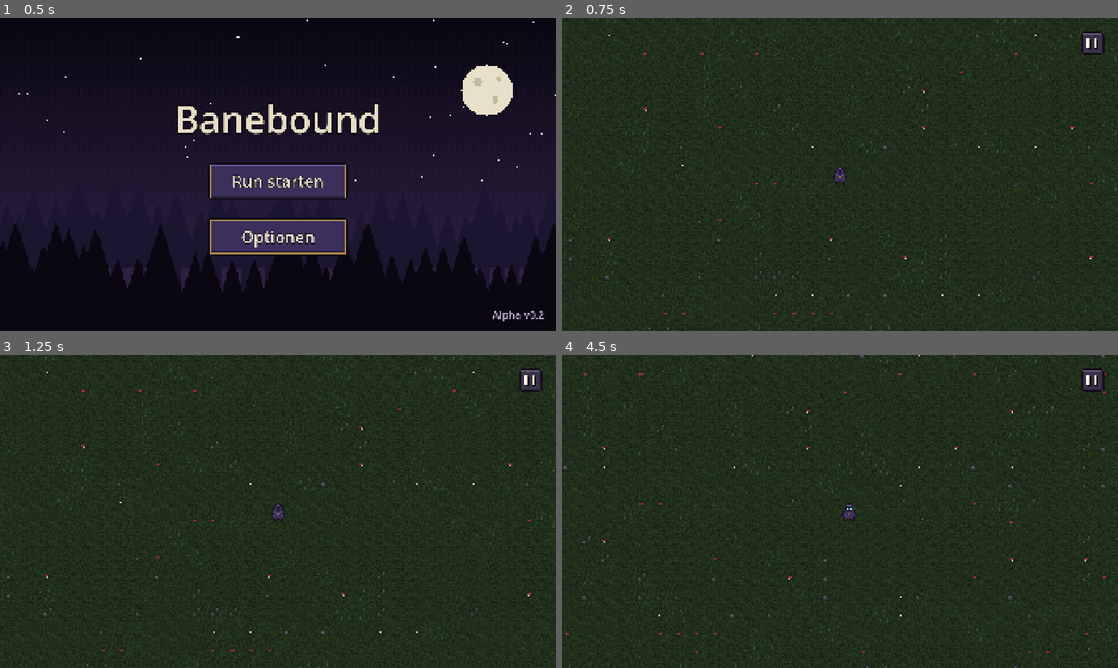
Above: before the commit, frames 1-4 (two rows, left to right).
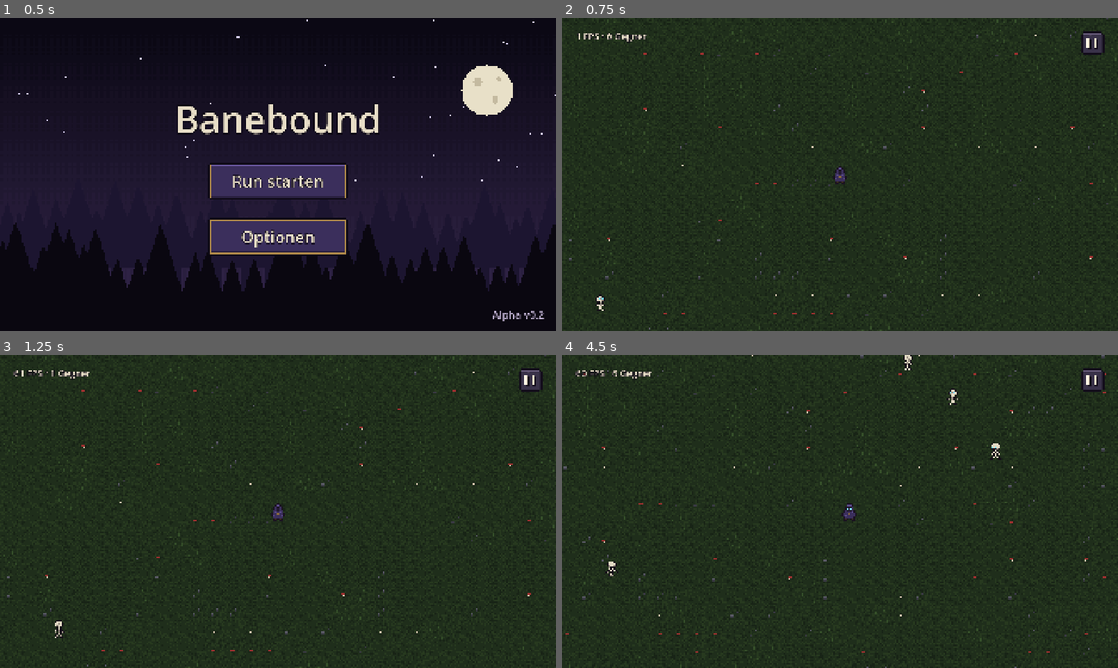
Above: after the commit, the same moments.

Repository: Slydee23/android-bullet-heaven
Game: Godot game, scene res://ui/main_menu.tscn
Two runs of this game, one before a commit and one after it. Both use one fixed random seed, a clock stepped at 60 frames per second and the inputs below.
Inputs (mouse positions are in pixels of both pictures, inside the frame that each line leads up to):
- Up to frame 1 (0.5 s): no input
- Up to frame 2 (0.75 s): click "Run starten" at 0.5 s
- Up to frame 3 (1.25 s): no input
- Up to frame 4 (4.5 s): click (1090, 380) at 1.25 s; click "Weiter" at 2 s; move the mouse to (962, 495) at 2.77 s; hold D 2.78-3.5 s; click (962, 495) at 2.92 s; drag from (728, 527) to (812, 574) at 3.52 s; move the mouse to (895, 442) at 4.27 s; hold D from 4.28 s (still down)

Frame 1 is identical in both runs. In frame 2, 0.2% of the frame differs, in the area x 2-16%, y 4-94%; in frame 3, 0.2%; in frame 4, 0.4%, in the area x 2-79%, y 0-71%.

Commit message:
M3a: EnemyManager with pooling, spatial grid, skeleton enemy, debug FPS label
Co-Authored-By: Claude Opus 5.5 <noreply@anthropic.com>

Diff:
--- /dev/null
+++ b/data/enemies/skeleton.tres
@@ -0,0 +1,13 @@
+[gd_resource type="Resource" script_class="EnemyData" format=3]
+
+[ext_resource type="Script" path="res://scripts/enemy_data.gd" id="1_script"]
+[ext_resource type="Texture2D" path="res://assets/sprites/enemies/skeleton_walk.png" id="2_walk"]
+
+[resource]
+script = ExtResource("1_script")
+id = &"skeleton"
+walk_texture = ExtResource("2_walk")
+speed = 40.0
+max_hp = 10.0
+contact_damage = 5.0
+radius = 5.0
--- a/localization/translations.csv
+++ b/localization/translations.csv
@@ -20,3 +20,4 @@
 PAUSE_RESUME,Weiter
 PAUSE_ABANDON,Run aufgeben
 PAUSE_ABANDON_CONFIRM,Wirklich aufgeben?
+DEBUG_FPS,%d FPS · %d Gegner
--- a/scenes/run.tscn
+++ b/scenes/run.tscn
@@ -4,6 +4,7 @@
 [ext_resource type="PackedScene" path="res://scenes/player.tscn" id="2_player"]
 [ext_resource type="Script" path="res://scripts/touch_joystick.gd" id="3_joystick"]
 [ext_resource type="Texture2D" path="res://assets/ui/pause_button.png" id="4_pause"]
+[ext_resource type="Script" path="res://scripts/enemy_manager.gd" id="5_enemies"]
 
 [node name="Run" type="Node2D" unique_id=439059942]
 script = ExtResource("1_script")
@@ -11,6 +12,9 @@
 [node name="Ground" type="TileMapLayer" parent="." unique_id=1398712046]
 
 [node name="Props" type="Node2D" parent="." unique_id=561007299]
+
+[node name="EnemyManager" type="Node2D" parent="."]
+script = ExtResource("5_enemies")
 
 [node name="Player" parent="." unique_id=1281301606 instance=ExtResource("2_player")]
 
@@ -39,3 +43,14 @@
 texture_normal = ExtResource("4_pause")
 ignore_texture_size = true
 stretch_mode = 0
+
+[node name="FpsLabel" type="Label" parent="HUD"]
+offset_left = 48.0
+offset_top = 40.0
+offset_right = 648.0
+offset_bottom = 90.0
+theme_override_colors/font_color = Color(0.91, 0.87, 0.78, 1)
+theme_override_colors/font_outline_color = Color(0.05, 0.03, 0.08, 1)
+theme_override_constants/outline_size = 8
+theme_override_font_sizes/font_size = 32
+text = "FPS"
--- /dev/null
+++ b/scripts/enemy_data.gd
@@ -0,0 +1,15 @@
+class_name EnemyData
+extends Resource
+## Werte eines Gegnertyps. Neuer Gegner = neue .tres-Datei in data/enemies/, kein neuer Code.
+
+@export var id := &""
+## Lauf-Animation als horizontaler Streifen (Frame-Anzahl = Bildbreite ÷ frame_width)
+@export var walk_texture: Texture2D
+@export var frame_width := 16
+@export var animation_fps := 6.0
+## Laufgeschwindigkeit in Welt-Pixeln pro Sekunde (Held: 90)
+@export var speed := 40.0
+@export var max_hp := 10.0
+@export var contact_damage := 5.0
+## Körperradius in Welt-Pixeln: Abstand zu anderen Gegnern und Trefferfläche
+@export var radius := 5.0
--- /dev/null
+++ b/scripts/enemy_manager.gd
@@ -0,0 +1,168 @@
+class_name EnemyManager
+extends Node2D
+## Verwaltet alle Gegner zentral. Statt einem Node mit Physik pro Gegner liegen alle Werte in Arrays
+## und werden in einer Schleife bewegt und in einem Durchgang gezeichnet – so bleiben Hunderte Gegner flüssig.
+## - Pooling: Die Arrays werden einmal für MAX_ENEMIES angelegt. Ein toter Gegner wird durch den letzten ersetzt,
+##   es wird nie neu Speicher angelegt oder freigegeben.
+## - Spatial Grid: Jeder Gegner prüft nur Gegner in den Nachbarzellen statt alle anderen.
+
+const MAX_ENEMIES := 2000
+## Kantenlänge einer Rasterzelle in Welt-Pixeln (größer als der größte Gegnerdurchmesser)
+const CELL_SIZE := 32.0
+## Wie stark sich überlappende Gegner pro Frame auseinanderschieben (0..1)
+const SEPARATION_STRENGTH := 0.5
+## Sekunden zwischen zwei Spawns (M3: fester Wert, ab M7 aus den Wellen)
+const SPAWN_INTERVAL := 0.5
+## Maximal gleichzeitig lebende Gegner (M3: fester Wert, ab M7 aus den Wellen)
+const MAX_ALIVE := 60
+## So weit außerhalb des sichtbaren Bereichs erscheinen neue Gegner (Welt-Pixel)
+const SPAWN_MARGIN := 24.0
+const SPAWN_ATTEMPTS := 8
+
+## Ziel, auf das alle Gegner zulaufen (der Held)
+var target: Node2D
+## Gegnertypen, aus denen zufällig gespawnt wird
+var spawn_types: Array[EnemyData] = []
+## Anzahl lebender Gegner (belegt sind die Plätze 0 bis count-1)
+var count := 0
+
+var _bounds := Rect2()
+var _type_list: Array[EnemyData] = []
+var _types := PackedInt32Array()
+var _positions := PackedVector2Array()
+var _hp := PackedFloat32Array()
+var _anim_offsets := PackedFloat32Array()
+var _flipped := PackedByteArray()
+var _grid_size := Vector2i.ONE
+var _cell_head := PackedInt32Array()
+var _cell_next := PackedInt32Array()
+var _spawn_timer := 0.0
+var _time := 0.0
+
+
+func _ready() -> void:
+	_types.resize(MAX_ENEMIES)
+	_positions.resize(MAX_ENEMIES)
+	_hp.resize(MAX_ENEMIES)
+	_anim_offsets.resize(MAX_ENEMIES)
+	_flipped.resize(MAX_ENEMIES)
+	_cell_next.resize(MAX_ENEMIES)
+
+
+## Bereich, den Gegner nicht verlassen (setzt die Run-Szene). Baut das Raster passend zur Arena.
+func set_bounds(bounds: Rect2) -> void:
+	_bounds = bounds
+	_grid_size = Vector2i((bounds.size / CELL_SIZE).ceil()) + Vector2i.ONE
+	_cell_head.resize(_grid_size.x * _grid_size.y)
+
+
+func spawn(data: EnemyData, pos: Vector2) -> void:
+	if count >= MAX_ENEMIES:
+		return
+	var type_index := _type_list.find(data)
+	if type_index == -1:
+		_type_list.append(data)
+		type_index = _type_list.size() - 1
+	_types[count] = type_index
+	_positions[count] = pos
+	_hp[count] = data.max_hp
+	_anim_offsets[count] = randf() * 10.0  # damit nicht alle im Gleichschritt laufen
+	_flipped[count] = 0
+	count += 1
+
+
+## Entfernt Gegner i: Der letzte Gegner rückt auf seinen Platz.
+func kill(i: int) -> void:
+	count -= 1
+	if i == count:
+		return
+	_types[i] = _types[count]
+	_positions[i] = _positions[count]
+	_hp[i] = _hp[count]
+	_anim_offsets[i] = _anim_offsets[count]
+	_flipped[i] = _flipped[count]
+
+
+func _process(delta: float) -> void:
+	_time += delta
+	_update_spawning(delta)
+	_build_grid()
+	_move(delta)
+	queue_redraw()
+
+
+func _update_spawning(delta: float) -> void:
+	_spawn_timer -= delta
+	if _spawn_timer > 0.0 or count >= MAX_ALIVE or spawn_types.is_empty():
+		return
+	_spawn_timer = SPAWN_INTERVAL
+	spawn(spawn_types.pick_random(), _find_spawn_position())
+
+
+## Zufälliger Punkt knapp außerhalb des sichtbaren Bereichs, aber innerhalb der Arena.
+func _find_spawn_position() -> Vector2:
+	var view := get_viewport().get_canvas_transform().affine_inverse() * get_viewport_rect()
+	var distance := view.size.length() * 0.5 + SPAWN_MARGIN
+	var point := view.get_center()
+	for _attempt in SPAWN_ATTEMPTS:
+		point = view.get_center() + Vector2.from_angle(randf() * TAU) * distance
+		if _bounds.has_point(point):
+			return point
+	# Kein Platz außerhalb des Sichtfelds (z. B. Held in der Arena-Ecke): am Arenarand erscheinen
+	return point.clamp(_bounds.position, _bounds.end)
+
+
+func _cell_of(pos: Vector2) -> Vector2i:
+	var cell := Vector2i((pos - _bounds.position) / CELL_SIZE)
+	return cell.clamp(Vector2i.ZERO, _grid_size - Vector2i.ONE)
+
+
+func _build_grid() -> void:
+	_cell_head.fill(-1)
+	for i in count:
+		var cell := _cell_of(_positions[i])
+		var c := cell.y * _grid_size.x + cell.x
+		_cell_next[i] = _cell_head[c]
+		_cell_head[c] = i
+
+
+func _move(delta: float) -> void:
+	var target_pos := target.global_position if target else _bounds.get_center()
+	for i in count:
+		var data := _type_list[_types[i]]
+		var pos := _positions[i]
+		var direction := pos.direction_to(target_pos)
+		pos += direction * data.speed * delta
+		_flipped[i] = 1 if direction.x < 0.0 else 0
+
+		# Abstand zu Nachbarn halten, damit sie sich nicht auf einem Punkt stapeln
+		var push := Vector2.ZERO
+		var cell := _cell_of(pos)
+		for cy in range(maxi(cell.y - 1, 0), mini(cell.y + 2, _grid_size.y)):
+			for cx in range(maxi(cell.x - 1, 0), mini(cell.x + 2, _grid_size.x)):
+				var j := _cell_head[cy * _grid_size.x + cx]
+				while j != -1:
+					if j != i:
+						var offset := pos - _positions[j]
+						var min_distance := data.radius + _type_list[_types[j]].radius
+						var distance_sq := offset.length_squared()
+						if distance_sq < min_distance * min_distance and distance_sq > 0.0001:
+							var distance := sqrt(distance_sq)
+							push += offset / distance * (min_distance - distance)
+					j = _cell_next[j]
+		pos += push * SEPARATION_STRENGTH
+		_positions[i] = pos.clamp(_bounds.position, _bounds.end)
+
+
+func _draw() -> void:
+	for i in count:
+		var data := _type_list[_types[i]]
+		var texture := data.walk_texture
+		var frame_size := Vector2(data.frame_width, texture.get_height())
+		var frames := maxi(1, int(texture.get_width() / float(data.frame_width)))
+		var frame := int((_time + _anim_offsets[i]) * data.animation_fps) % frames
+		var source := Rect2(Vector2(frame * data.frame_width, 0), frame_size)
+		var flip_scale := Vector2(-1.0 if _flipped[i] else 1.0, 1.0)
+		draw_set_transform(_positions[i], 0.0, flip_scale)
+		draw_texture_rect_region(texture, Rect2(-frame_size * 0.5, frame_size), source)
+	draw_set_transform(Vector2.ZERO)
--- a/scripts/run.gd
+++ b/scripts/run.gd
@@ -11,8 +11,12 @@
 const GROUND_TEXTURE := preload("res://assets/tiles/forest_ground.png")
 const PROPS_TEXTURE := preload("res://assets/tiles/forest_props.png")
 const PAUSE_MENU := preload("res://ui/pause_menu.tscn")
+const SKELETON := preload("res://data/enemies/skeleton.tres")
+## Wie oft die FPS-Anzeige aktualisiert wird (Sekunden)
+const FPS_UPDATE_INTERVAL := 0.5
 
 var _pause_menu: Control
+var _fps_timer := 0.0
 
 @onready var ground: TileMapLayer = $Ground
 @onready var props: Node2D = $Props
@@ -21,6 +25,8 @@
 @onready var joystick: TouchJoystick = $HUD/TouchJoystick
 @onready var hud: CanvasLayer = $HUD
 @onready var pause_button: TextureButton = $HUD/PauseButton
+@onready var enemy_manager: EnemyManager = $EnemyManager
+@onready var fps_label: Label = $HUD/FpsLabel
 
 
 func _ready() -> void:
@@ -33,6 +39,13 @@
 	player.position = arena.get_center()
 	player.joystick = joystick
 
+	enemy_manager.set_bounds(player.bounds)
+	enemy_manager.target = player
+	enemy_manager.spawn_types = [SKELETON]
+
+	# FPS-Anzeige nur in Test-Builds (aus Godot gestartet), nicht in einer späteren Veröffentlichung
+	fps_label.visible = OS.is_debug_build()
+
 	camera.limit_left = 0
 	camera.limit_top = 0
 	camera.limit_right = int(arena.size.x)
@@ -40,6 +53,15 @@
 	camera.call_deferred("reset_smoothing")
 
 	pause_button.pressed.connect(open_pause_menu)
+
+
+func _process(delta: float) -> void:
+	if not fps_label.visible:
+		return
+	_fps_timer -= delta
+	if _fps_timer <= 0.0:
+		_fps_timer = FPS_UPDATE_INTERVAL
+		fps_label.text = tr("DEBUG_FPS") % [Engine.get_frames_per_second(), enemy_manager.count]
 
 
 func _unhandled_input(event: InputEvent) -> void:
Binary file added: assets/sprites/enemies/skeleton_walk.png
Not shown, added: assets/sprites/enemies/skeleton_walk.png.import
Binary file changed: localization/translations.de.translation
Not shown, added: scripts/enemy_data.gd.uid
Not shown, added: scripts/enemy_manager.gd.uid
Not shown, changed: PLAN.md
